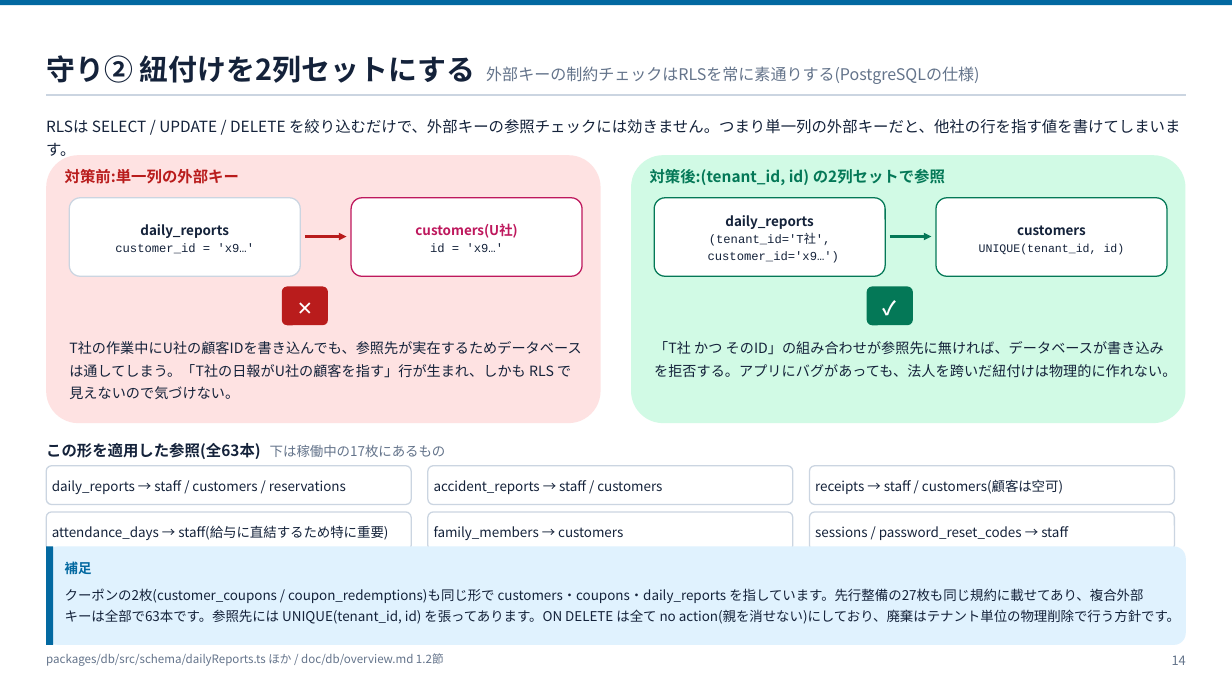
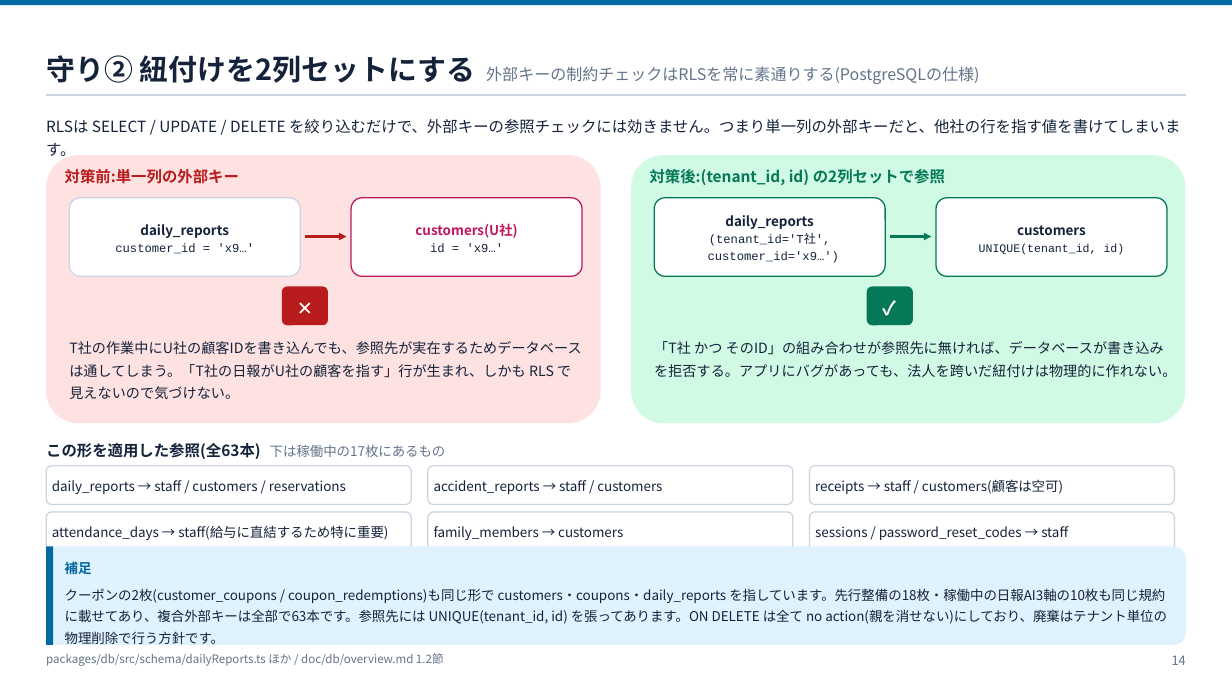
Before and after one commit to ohru131/katahimo-app, a slide deck: slide 14 of doc/slides/db-review.pptx. Drawn at 1232x693 pixels with LibreOffice and Linux fonts; fonts in the diff are those of the drawing. Boxes give left, top, right and bottom in pixels: in the first picture for what was removed or moved away, otherwise in the second. Text is boxed around its words. In the diff, an @@ line names an element or a change of style, - is before the commit and + after.

```diff
--- a/doc/slides/db-review.pptx
+++ b/doc/slides/db-review.pptx
@@ text at bbox=[65, 588, 1167, 644]: text changed @@
-クーポンの2枚(customer_coupons / coupon_redemptions)も同じ形で customers・coupons・daily_reports を指しています。先行整備の27枚も同じ規約に載せてあり、複合外部キーは全部で63本です。参照先には UNIQUE(tenant_id, id) を張ってあります。ON DELETE は全て no action(親を消せない)にしており、廃棄はテナント単位の物理削除で行う方針です。
+クーポンの2枚(customer_coupons / coupon_redemptions)も同じ形で customers・coupons・daily_reports を指しています。先行整備の18枚・稼働中の日報AI3軸の10枚も同じ規約に載せてあり、複合外部キーは全部で63本です。参照先には UNIQUE(tenant_id, id) を張ってあります。ON DELETE は全て no action(親を消せない)にしており、廃棄はテナント単位の物理削除で行う方針です。
```
Also in this commit, not shown: 11 other slides changed, 11 other files.
